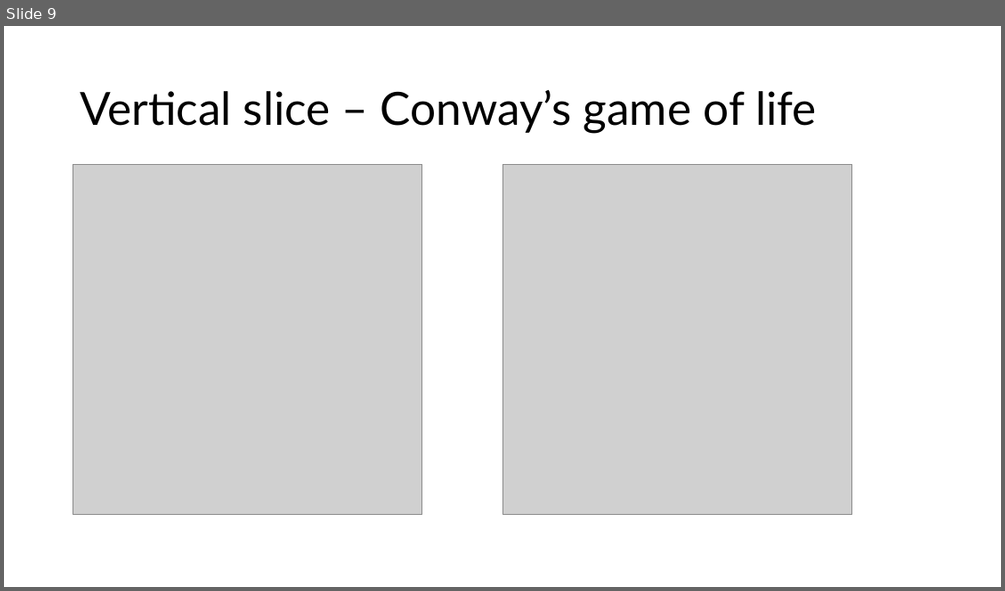
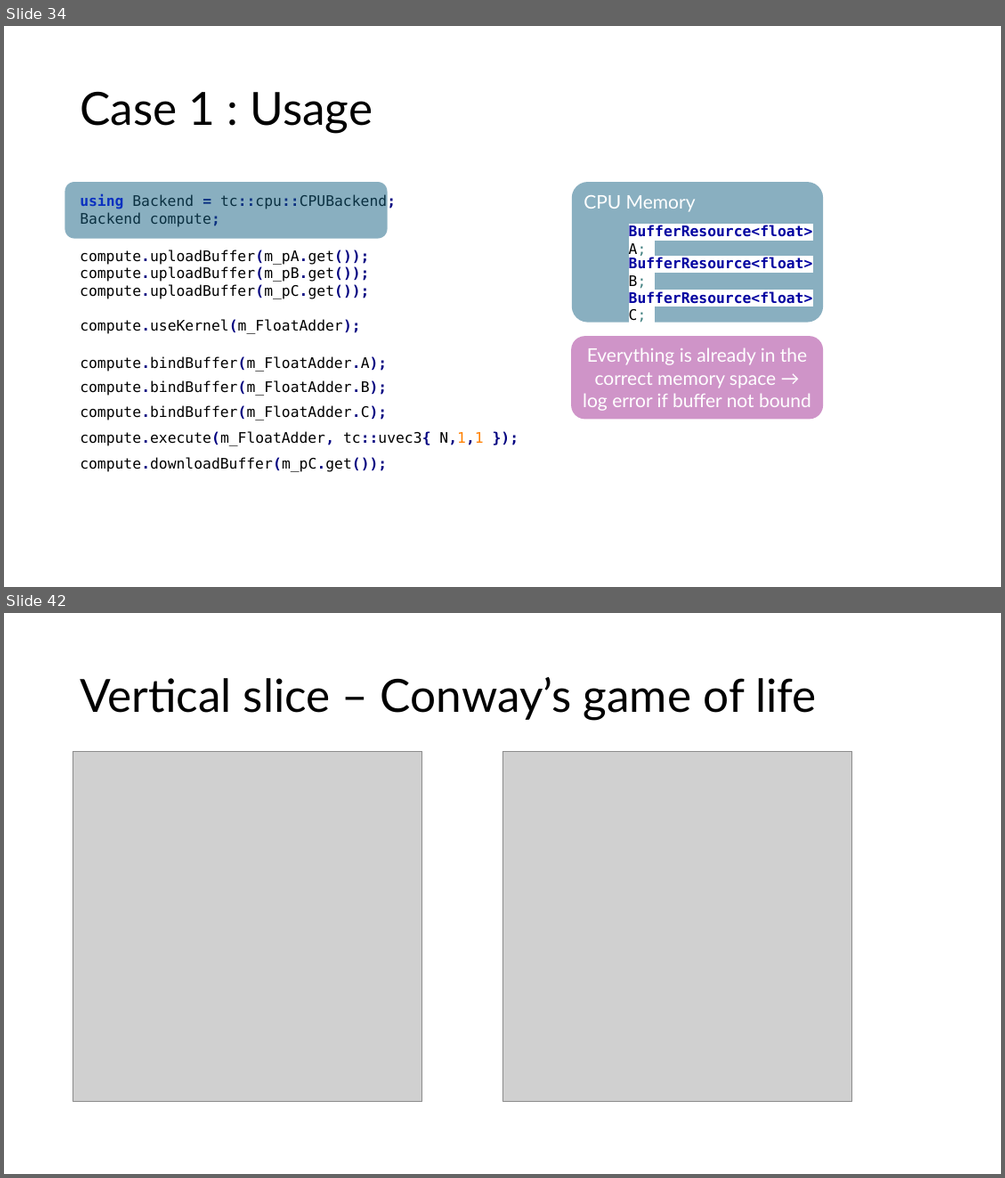
Before and after one commit to samynk/TinyCompute, a slide deck: Docs/presentations/cppcon2025.pptx. Shown one above the other, each under a label of ours: slide 9 before the commit, slides 34 and 42 after it; the slides between them are not shown. The pictures are 1005x591 and 1005x1178 pixels, drawn with LibreOffice and Linux fonts; fonts in the diff are those of the drawing; grey boxes stand for pictures. Boxes give left, top, right and bottom in pixels: in the first picture for what was removed or moved away, otherwise in the second. Text is boxed around its words. In the diff, an @@ line names an element or a change of style, - is before the commit and + after.

```diff
--- a/Docs/presentations/cppcon2025.pptx
+++ b/Docs/presentations/cppcon2025.pptx
@@ slide 34 added at box(4, 26, 1001, 587), background #FFFFFF @@
@@ title added at box(80, 91, 373, 133), 44 pt, text #000000 @@
+Case 1 : Usage
@@ rounded rectangle added at box(65, 182, 388, 239), fill #156082 at 50% opacity @@
@@ text added at box(80, 193, 396, 227), 14 pt, text #000000 @@
+using Backend = tc::cpu::CPUBackend;
+Backend compute;
@@ text added at box(80, 249, 369, 299), 14 pt, text #000000 @@
+compute.uploadBuffer(m_pA.get());
+compute.uploadBuffer(m_pB.get());
+compute.uploadBuffer(m_pC.get());
@@ group added at box(572, 182, 823, 322): 3 texts, 1 rounded rectangle @@
+CPU Memory
+BufferResource<float>A;
+BufferResource<float>B;
+BufferResource<float>C;
@@ text added at box(80, 319, 360, 334), 14 pt, text #000000 @@
+compute.useKernel(m_FloatAdder);
@@ rounded rectangle added at box(571, 336, 823, 418), fill #A02B93 at 50% opacity, 18 pt, text #FFFFFF @@
+Everything is already in the correct memory space → log error if buffer not bound
@@ text added at box(80, 356, 387, 371), 14 pt, text #000000 @@
+compute.bindBuffer(m_FloatAdder.A);
@@ text added at box(80, 380, 387, 395), 14 pt, text #000000 @@
+compute.bindBuffer(m_FloatAdder.B);
@@ text added at box(80, 405, 387, 420), 14 pt, text #000000 @@
+compute.bindBuffer(m_FloatAdder.C);
@@ text added at box(80, 431, 483, 446), 14 pt, text #000000 @@
+compute.execute(m_FloatAdder, tc::uvec3{ N,1,1 });
@@ text added at box(80, 457, 387, 472), 14 pt, text #000000 @@
+compute.downloadBuffer(m_pC.get());
@@ what was slide 9 is now slide 42 @@
```
Also in this commit, not shown: 7 slides changed, 44 other slides added, 1 slide removed, 18 other files.
